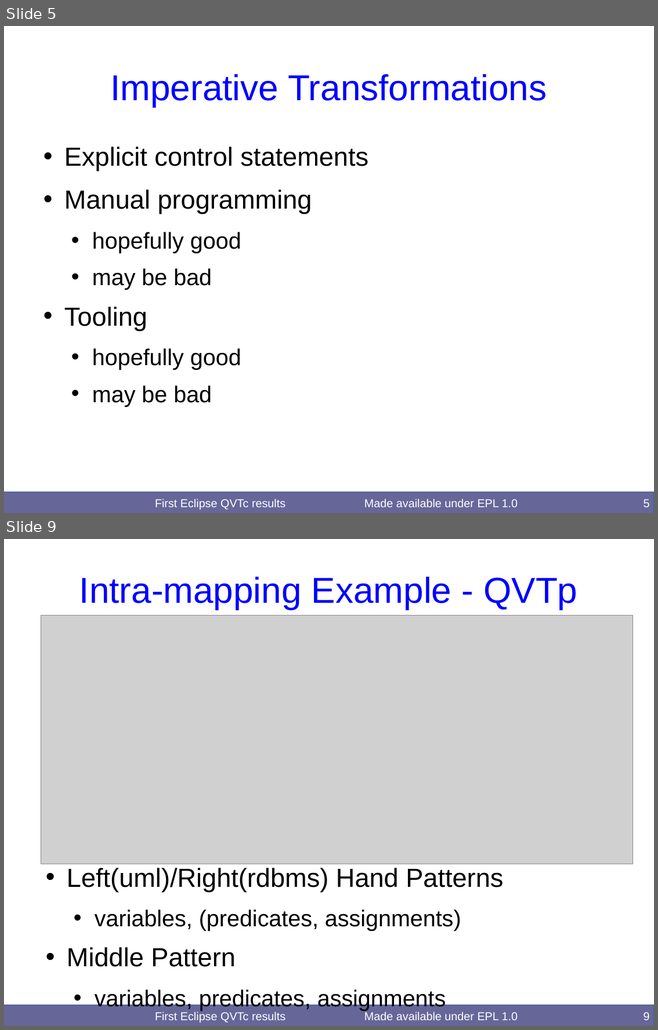
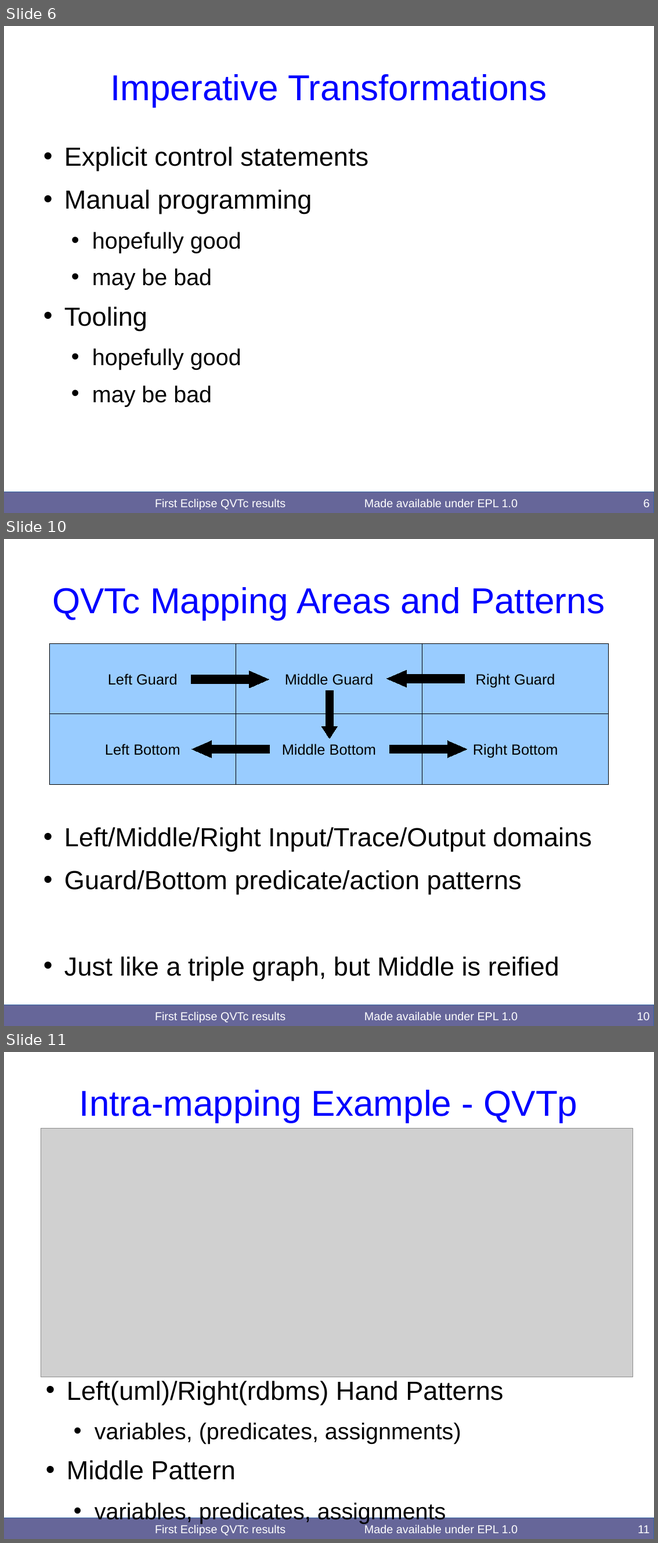
Before and after one commit to merks/mmt-website, a slide deck: qvt/docs/BigMDE2016/QVTcFirstResults.odp. Shown one above the other, each under a label of ours: slides 5 and 9 before the commit, slides 6, 10 and 11 after it; the slides between them are not shown. The pictures are 658x1030 and 658x1543 pixels, drawn with LibreOffice and Linux fonts; fonts in the diff are those of the drawing; grey boxes stand for pictures. Boxes give left, top, right and bottom in pixels: in the first picture for what was removed or moved away, otherwise in the second. Text is boxed around its words. In the diff, an @@ line names an element or a change of style, - is before the commit and + after.

```diff
--- a/qvt/docs/BigMDE2016/QVTcFirstResults.odp
+++ b/qvt/docs/BigMDE2016/QVTcFirstResults.odp
@@ slide 10 added at box(4, 539, 654, 1026), background #FFFFFF; not listed: 2 template elements that a slide beside it also shows @@
@@ title added at box(52, 587, 604, 620), 44 pt, text #0000FF @@
+QVTc Mapping Areas and Patterns
@@ rectangle added at box(49, 643, 235, 714), fill #99CCFF, outline #000000 0 pt, 18 pt, text #000000 @@
+Left Guard
@@ rectangle added at box(235, 643, 422, 714), fill #99CCFF, outline #000000 0 pt, 18 pt, text #000000 @@
+Middle Guard
@@ rectangle added at box(422, 643, 608, 714), fill #99CCFF, outline #000000 0 pt, 18 pt, text #000000 @@
+Right Guard
@@ right arrow added at box(191, 671, 269, 688), fill #000000, outline #000000 0 pt @@
@@ right arrow added at box(387, 671, 465, 687), fill #000000, outline #000000 0 pt @@
@@ down arrow added at box(322, 691, 337, 739), fill #000000, outline #000000 0 pt @@
@@ rectangle added at box(49, 714, 235, 785), fill #99CCFF, outline #000000 0 pt, 18 pt, text #000000 @@
+Left Bottom
@@ rectangle added at box(235, 714, 422, 785), fill #99CCFF, outline #000000 0 pt, 18 pt, text #000000 @@
+Middle Bottom
@@ rectangle added at box(422, 714, 608, 785), fill #99CCFF, outline #000000 0 pt, 18 pt, text #000000 @@
+Right Bottom
@@ right arrow added at box(192, 741, 270, 758), fill #000000, outline #000000 0 pt @@
@@ right arrow added at box(390, 741, 467, 758), fill #000000, outline #000000 0 pt @@
@@ text added at box(64, 827, 592, 980), 32 pt, text #000000 @@
+• Left/Middle/Right Input/Trace/Output domains
+• Guard/Bottom predicate/action patterns
+• Just like a triple graph, but Middle is reified
@@ text added at box(155, 1012, 285, 1023), 14 pt, text #FFFFFF @@
+First Eclipse QVTc results
@@ page number added at box(637, 1012, 650, 1020), 14 pt, text #FFFFFF @@
+10
@@ what was slide 5 is now slide 6 @@
@@ page number at box(643, 499, 650, 507): text changed @@
-5
+6
@@ what was slide 9 is now slide 11 @@
@@ page number at box(637, 1525, 650, 1533): text changed @@
-9
+11
```
Also in this commit, not shown: 9 slides changed, 1 other slide added, 1 slide removed.
